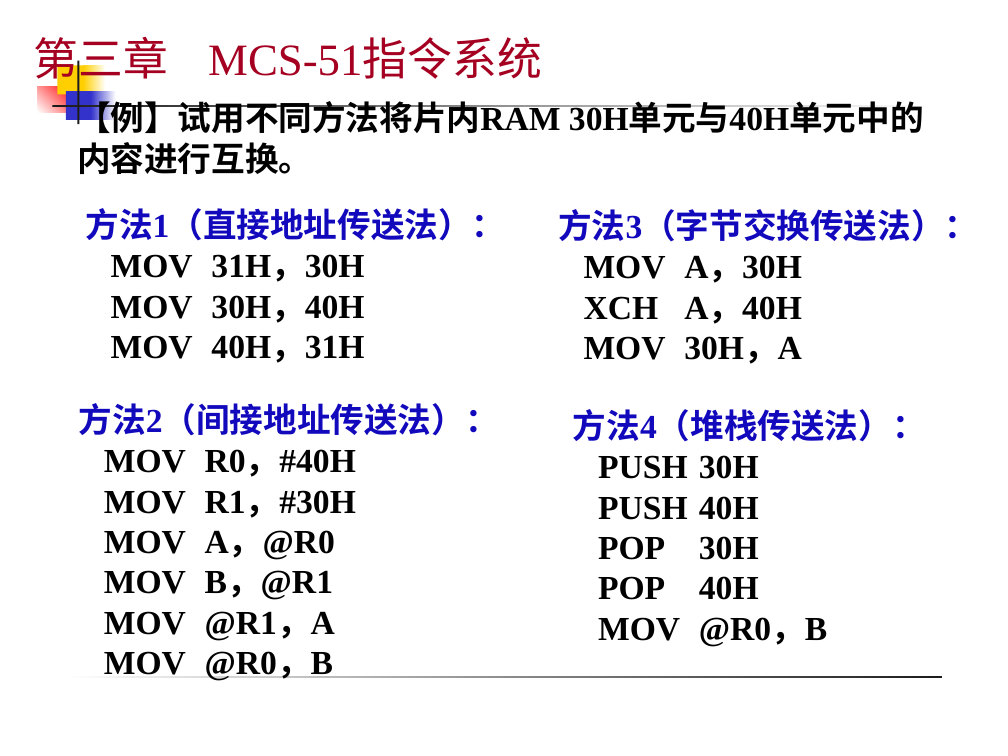
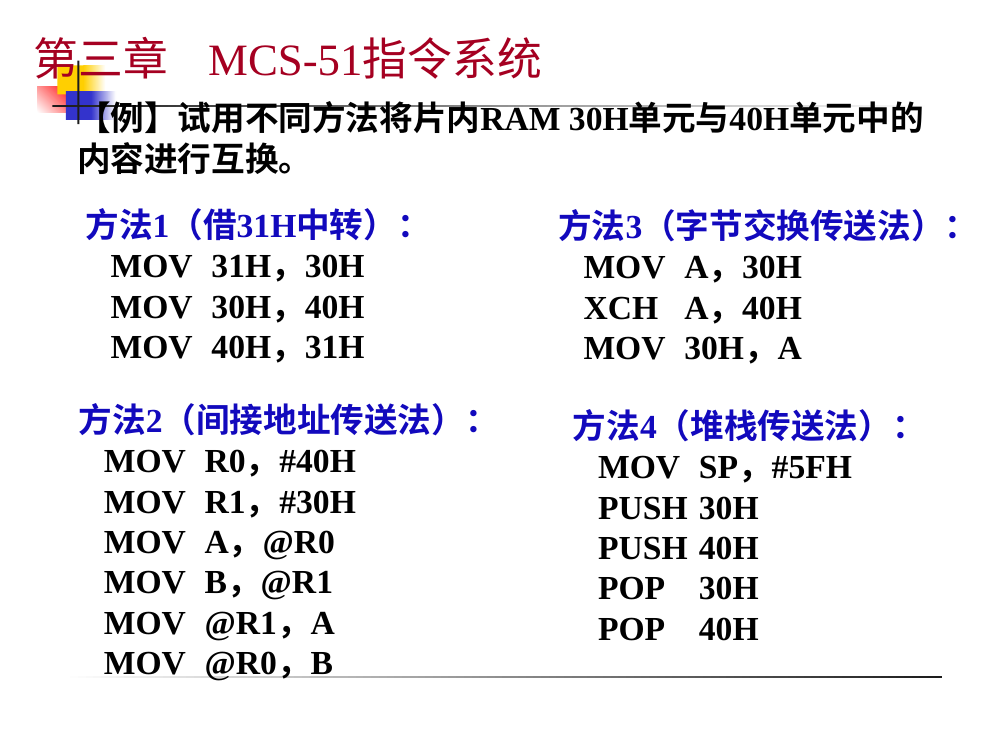
Before and after one commit to caizi333333/Educog-micro2026, a slide deck: slide 70 of public/resources/course/courseware/u3/ch3-v4.pptx. Drawn at 1008x756 pixels with LibreOffice and Linux fonts; fonts in the diff are those of the drawing. Boxes give left, top, right and bottom in pixels: in the first picture for what was removed or moved away, otherwise in the second. Text is boxed around its words. In the diff, an @@ line names an element or a change of style, - is before the commit and + after.

```diff
--- a/public/resources/course/courseware/u3/ch3-v4.pptx
+++ b/public/resources/course/courseware/u3/ch3-v4.pptx
@@ text at (85,208,430,241): text changed @@
-方法1（直接地址传送法）：
+方法1（借31H中转）：
@@ text at (598,455,852,483): paragraph added @@
+MOV SP，#5FH
@@ text at (598,617,827,646): paragraph removed @@
-MOV @R0，B
```
Also in this commit, not shown: 15 other slides changed, 11 other files.
